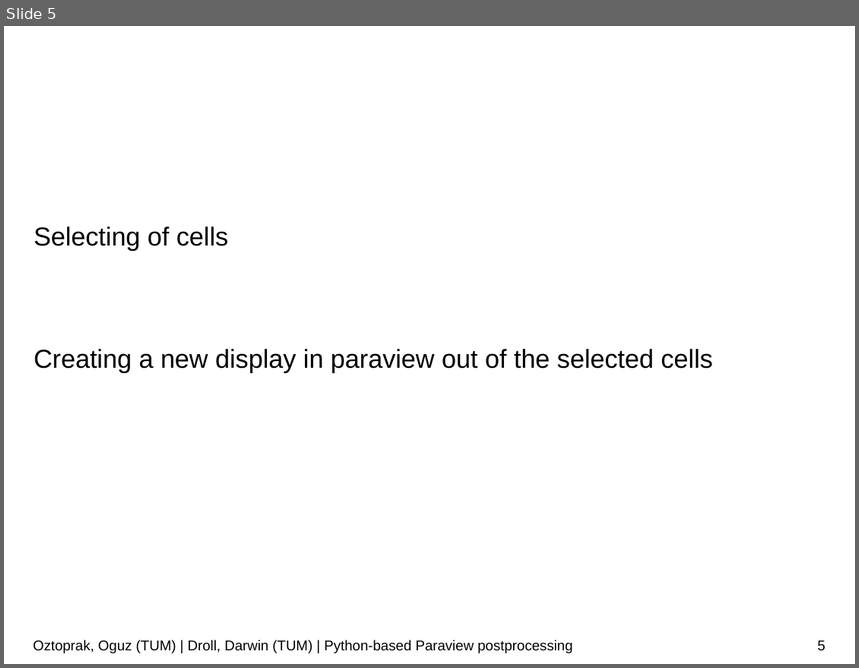
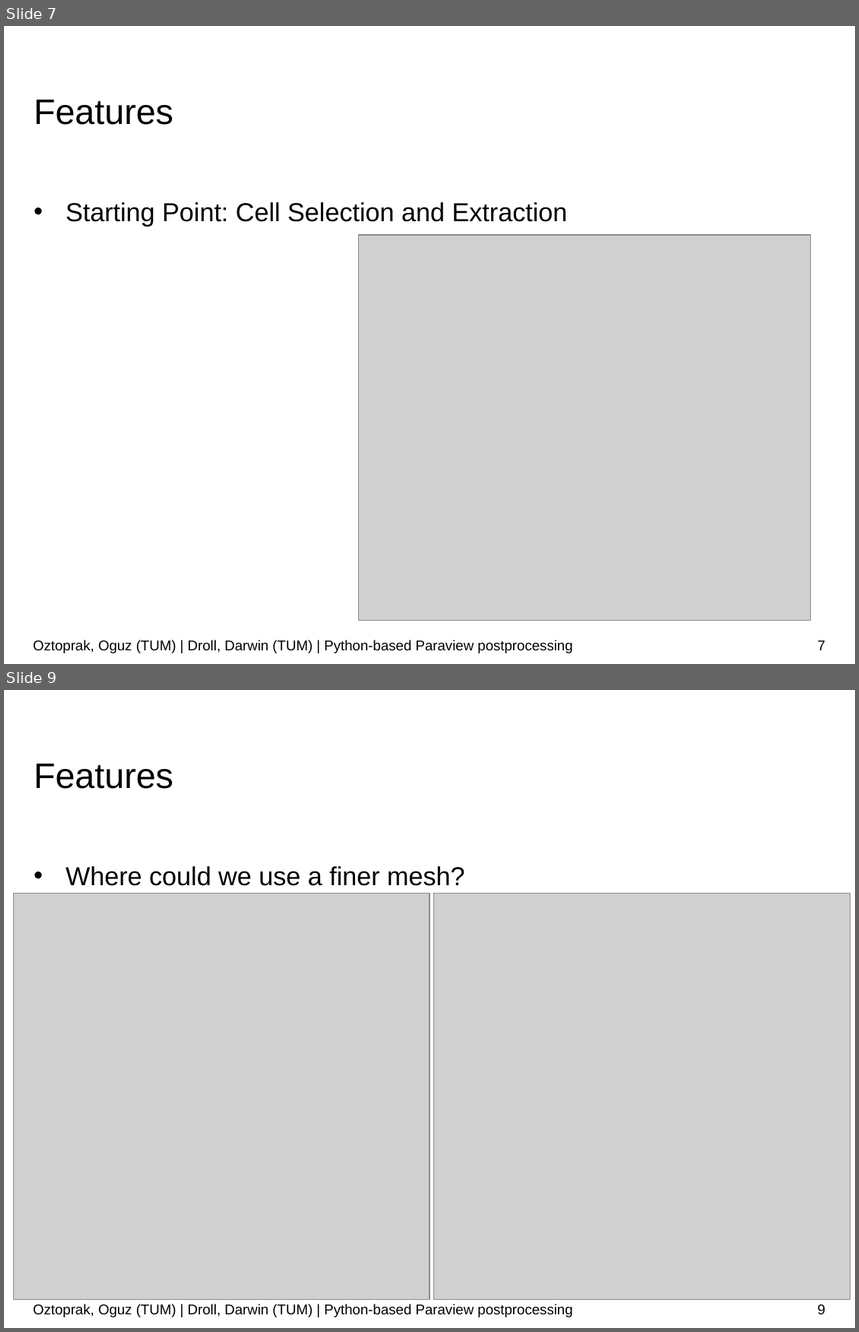
Before and after one commit to JusticeBoi/Paraview-PostProcessing-SoftwareLab, a slide deck: Paraview-postprocessor.pptx. Shown one above the other, each under a label of ours: slide 5 before the commit, slides 7 and 9 after it; the slides between them are not shown. The pictures are 859x668 and 859x1332 pixels, drawn with LibreOffice and Linux fonts; fonts in the diff are those of the drawing; grey boxes stand for pictures; background and template pictures are left out. Boxes give left, top, right and bottom in pixels: in the first picture for what was removed or moved away, otherwise in the second. Text is boxed around its words. In the diff, an @@ line names an element or a change of style, - is before the commit and + after.

```diff
--- a/Paraview-postprocessor.pptx
+++ b/Paraview-postprocessor.pptx
@@ slide 9 added at (4, 690, 855, 1328), background #FFFFFF @@
@@ text added at (34, 764, 173, 789), 30 pt, text #000000 @@
+Features
@@ text added at (66, 866, 465, 886), 22 pt, text #000000 @@
+• Where could we use a finer mesh?
@@ picture added at (13, 894, 430, 1300) @@
@@ picture added at (434, 894, 850, 1300) @@
@@ text added at (33, 1304, 572, 1318), 12 pt, text #000000 @@
+Oztoprak, Oguz (TUM) | Droll, Darwin (TUM) | Python-based Paraview postprocessing
@@ page number added at (818, 1305, 826, 1315), 12 pt, text #000000 @@
+9
@@ what was slide 5 is now slide 7 @@
@@ slide 7 changed as well @@
@@ text "Features" at (34, 100, 173, 125): line spacing 4pt to 11.3pt @@
@@ text at (66, 202, 568, 226): text changed @@
-Selecting of cells
-Creating a new display in paraview out of the selected cells
+• Starting Point: Cell Selection and Extraction
@@ picture added at (358, 234, 810, 620) @@
@@ page number at (818, 641, 826, 651): text changed @@
-5
+7
```
Also in this commit, not shown: 8 other slides changed, 6 other slides added.
